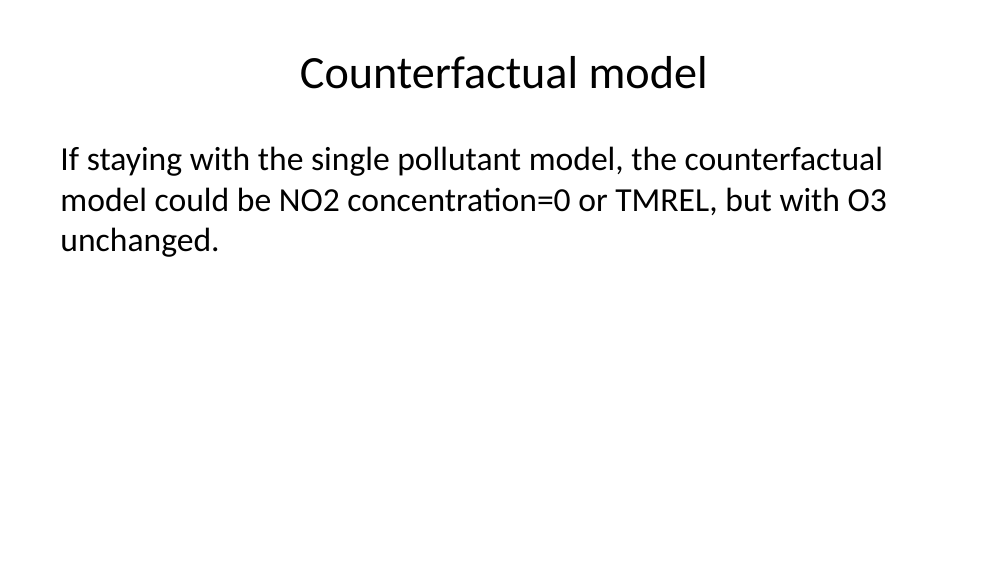
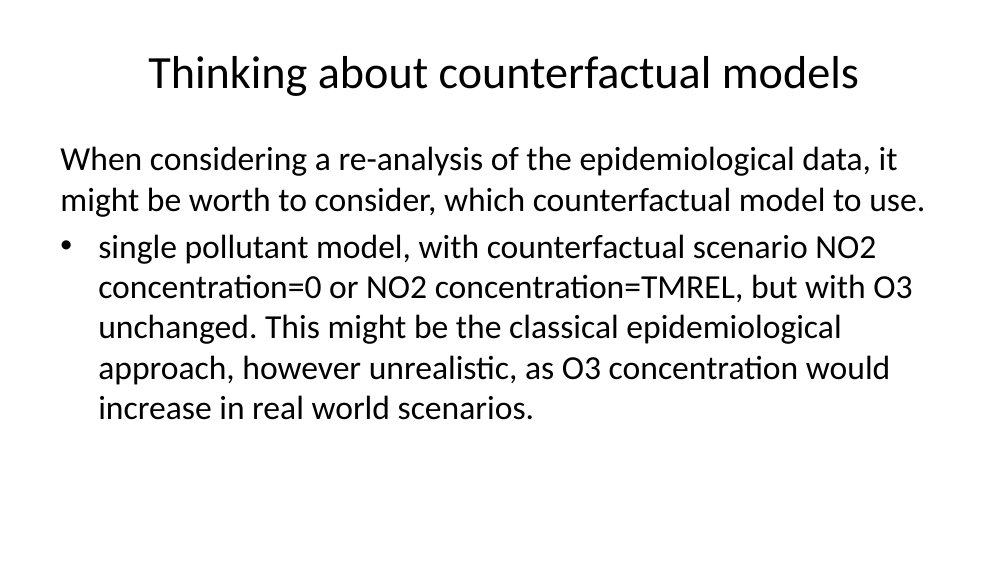
Before and after one commit to Ma-Loma/Antikor, a slide deck: slide 11 of VglO3NO2.pptx. Drawn at 1008x567 pixels with LibreOffice and Linux fonts; fonts in the diff are those of the drawing. Boxes give left, top, right and bottom in pixels: in the first picture for what was removed or moved away, otherwise in the second. Text is boxed around its words. In the diff, an @@ line names an element or a change of style, - is before the commit and + after.

```diff
--- a/VglO3NO2.pptx
+++ b/VglO3NO2.pptx
@@ title at [148,56,859,96]: text changed @@
-Counterfactual model
+Thinking about counterfactual models
@@ text at [60,146,925,420]: text changed @@
-If staying with the single pollutant model, the counterfactual model could be NO2 concentration=0 or TMREL, but with O3 unchanged.
+When considering a re-analysis of the epidemiological data, it might be worth to consider, which counterfactual model to use.
+• single pollutant model, with counterfactual scenario NO2 concentration=0 or NO2 concentration=TMREL, but with O3 unchanged. This might be the classical epidemiological approach, however unrealistic, as O3 concentration would increase in real world scenarios.
```
Also in this commit, not shown: 4 other slides changed, 3 slides added, 2 slides removed, 3 other files.
